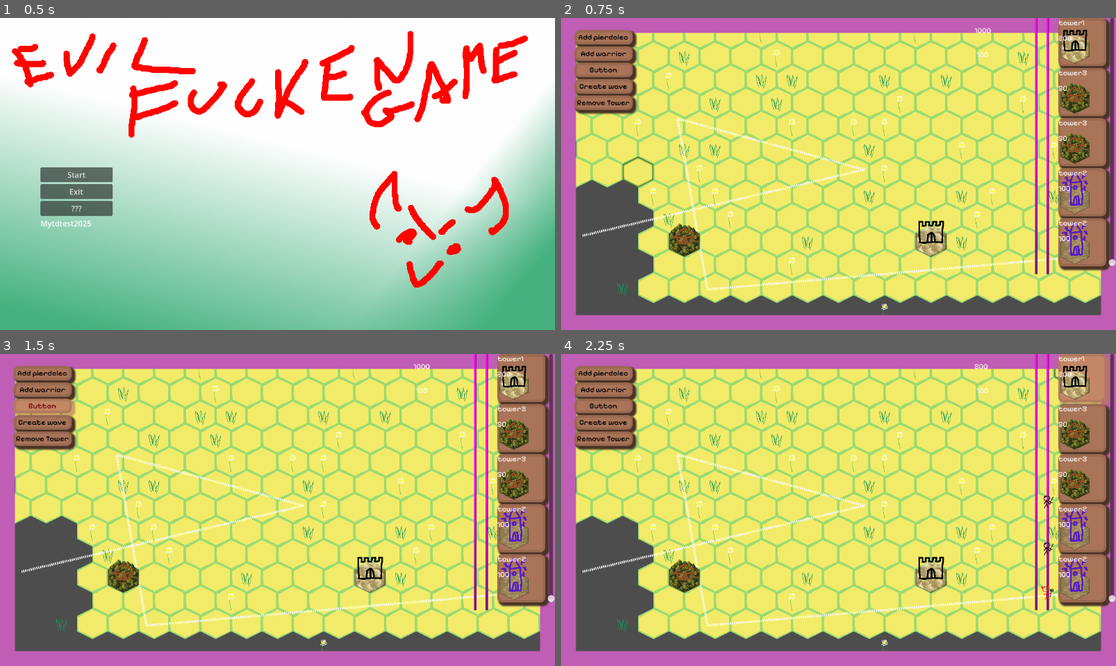
Above: before the commit, frames 1-4 (two rows, left to right).
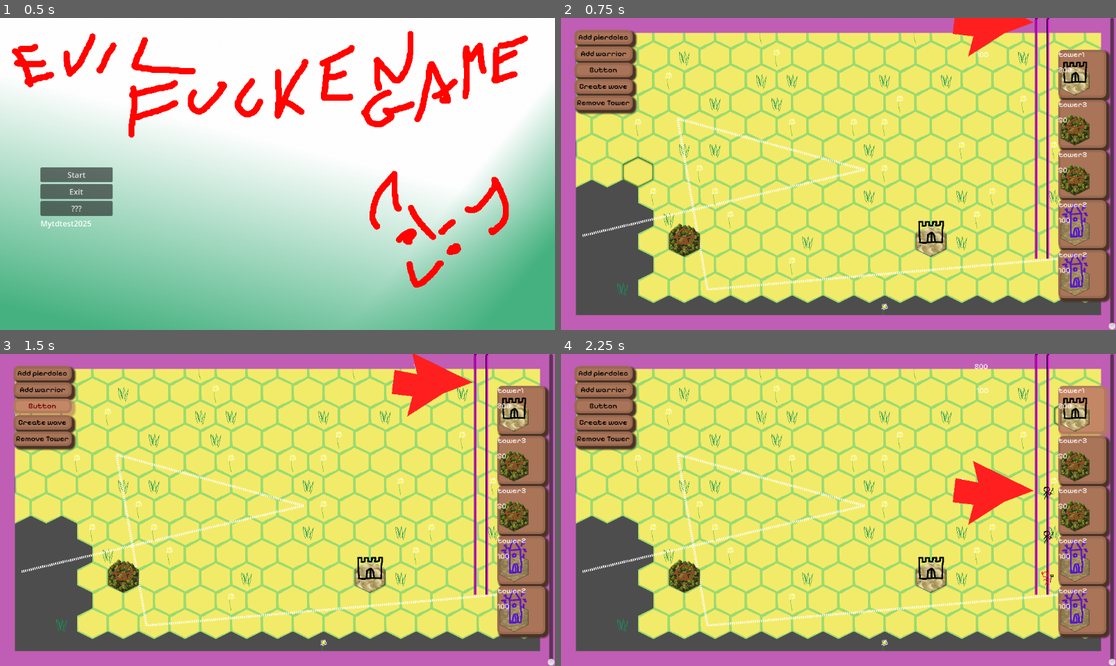
Above: after the commit, the same moments.

Repository: qazplmqazpl/TDtest
Game: Godot game, scene res://Scenes/Main/Menus/main_menu.tscn
The game is run twice, just before and just after one commit, with the same random seed, the same clock (stepped at 60 frames per second) and the same inputs.
Inputs:
- Up to frame 1 (0.5 s): no input
- Up to frame 2 (0.75 s): click "Start" at 0.5 s
- Up to frame 3 (1.5 s): click "Button" at 1.25 s
- Up to frame 4 (2.25 s): click "tower1" at 2 s

Frame 1 is identical in both runs. In frame 2, 7.2% of the frame differs, in the area x 70-100%, y 0-100%; in frame 3, 7.6%; in frame 4, 8.1%.

Commit message:
Bug fixes and cursor indicating wave progress

Diff:
--- a/Scenes/Main/Level/Enemypath.gd
+++ b/Scenes/Main/Level/Enemypath.gd
@@ -35,6 +35,7 @@
 	#	timecounter += delta
 
 func sendwave():
+	wavesentsignal.emit()
 	for i in enemyqueue:
 		print(i.enemyname, i.position)
 	var enemyname
@@ -51,7 +52,6 @@
 		timepassed = poppedenemy.position*wavetime
 		add_child(enemy)
 		print("path2d sendin enemy time", timepassed )
-	wavesentsignal.emit()
 
 
 
--- a/Scenes/Main/UI/towerbutton.gd
+++ b/Scenes/Main/UI/towerbutton.gd
@@ -21,5 +21,5 @@
 
 
 func _on_mouse_exited() -> void:
-	$"../../WaveCostVisualizationControl/WaveCostVisualization"._wave_sent()
+	$"../../WaveCostVisualizationControl/WaveCostVisualization"._mouse_exited()
 	pass # Replace with function body.
--- a/Scenes/Main/main.tscn
+++ b/Scenes/Main/main.tscn
@@ -200,7 +200,11 @@
 Button/styles/normal = ExtResource("14_4o5wv")
 Button/styles/pressed = ExtResource("15_4a3kt")
 
+[sub_resource type="StyleBoxFlat" id="StyleBoxFlat_ifk88"]
+bg_color = Color(0.983162, 0.34185, 0.443557, 1)
+
 [sub_resource type="PlaceholderTexture2D" id="PlaceholderTexture2D_imbg2"]
+size = Vector2(5, 500)
 
 [sub_resource type="RectangleShape2D" id="RectangleShape2D_vk4q2"]
 size = Vector2(121.95, 710)
@@ -317,12 +321,38 @@
 
 [node name="HBoxContainer" type="HBoxContainer" parent="CanvasLayer/UI"]
 layout_mode = 1
-anchors_preset = 1
+anchors_preset = 11
 anchor_left = 1.0
 anchor_right = 1.0
-offset_left = -40.0
-offset_bottom = 40.0
+anchor_bottom = 1.0
+offset_left = -68.0
 grow_horizontal = 0
+grow_vertical = 2
+
+[node name="Panel" type="PanelContainer" parent="CanvasLayer/UI/HBoxContainer"]
+visible = false
+layout_mode = 2
+size_flags_vertical = 4
+theme_override_styles/panel = SubResource("StyleBoxFlat_ifk88")
+
+[node name="Test_delete" type="VBoxContainer" parent="CanvasLayer/UI/HBoxContainer/Panel"]
+layout_mode = 2
+mouse_filter = 0
+theme = ExtResource("18_1t20g")
+theme_override_constants/separation = 50
+alignment = 1
+
+[node name="Button" type="Button" parent="CanvasLayer/UI/HBoxContainer/Panel/Test_delete"]
+layout_mode = 2
+text = "xvxcv"
+
+[node name="Button2" type="Button" parent="CanvasLayer/UI/HBoxContainer/Panel/Test_delete"]
+layout_mode = 2
+text = "xvxcv"
+
+[node name="Button3" type="Button" parent="CanvasLayer/UI/HBoxContainer/Panel/Test_delete"]
+layout_mode = 2
+text = "xvxcv"
 
 [node name="WaveVisualizationControl" type="Control" parent="CanvasLayer/UI/HBoxContainer"]
 custom_minimum_size = Vector2(20, 20)
@@ -332,11 +362,17 @@
 script = ExtResource("10_imbg2")
 
 [node name="StraightLine" type="Sprite2D" parent="CanvasLayer/UI/HBoxContainer/WaveVisualizationControl/Wavevisualization"]
-scale = Vector2(5, 532.25)
 texture = SubResource("PlaceholderTexture2D_imbg2")
 centered = false
 metadata/_edit_lock_ = true
 
+[node name="WaveCursor" type="Polygon2D" parent="CanvasLayer/UI/HBoxContainer/WaveVisualizationControl/Wavevisualization/StraightLine"]
+position = Vector2(16, -311)
+rotation = 0.00272731
+color = Color(1, 0.121569, 0.12549, 1)
+offset = Vector2(-20, 0)
+polygon = PackedVector2Array(-123.048, 349.391, -133.933, 391.421, -59.0642, 343.217, 1.87282, 320.051, -124.296, 258.395, -113.173, 303.364, -160.197, 294.493, -166.061, 344.509)
+
 [node name="WaveCostVisualizationControl" type="Control" parent="CanvasLayer/UI/HBoxContainer"]
 custom_minimum_size = Vector2(20, 20)
 layout_mode = 2
@@ -345,15 +381,16 @@
 script = ExtResource("10_imbg2")
 
 [node name="StraightLine" type="Sprite2D" parent="CanvasLayer/UI/HBoxContainer/WaveCostVisualizationControl/WaveCostVisualization"]
-scale = Vector2(5, 532.25)
 texture = SubResource("PlaceholderTexture2D_imbg2")
 centered = false
 metadata/_edit_lock_ = true
 
 [node name="Towermenu" type="VBoxContainer" parent="CanvasLayer/UI/HBoxContainer"]
 layout_mode = 2
+size_flags_stretch_ratio = 4.15
 mouse_filter = 0
 theme = ExtResource("18_1t20g")
+alignment = 1
 script = ExtResource("8_y3v7k")
 
 [node name="Enemy time" type="VSlider" parent="CanvasLayer/UI/HBoxContainer"]
--- a/Scenes/Main/wavevisualization.gd
+++ b/Scenes/Main/wavevisualization.gd
@@ -11,6 +11,17 @@
 	#queue_redraw()
 
 func _wave_sent():
+	var oldpos = $StraightLine/WaveCursor.get_position()
+	for timepassed in range(0,100,1):
+		var timepassedfloat = float(timepassed)/100.0
+		await get_tree().create_timer(0.01).timeout # range(start,end,jump) await jump/100
+		$StraightLine/WaveCursor.set_position(oldpos+Vector2(0,timepassedfloat*($StraightLine.get_texture().get_height())*($StraightLine.get_scale().y)))
 	for i in get_children():
 		if i != $StraightLine:
 			i.queue_free()
+	$StraightLine/WaveCursor.set_position(oldpos)
+
+func _mouse_exited():
+	for i in get_children():
+		if i != $StraightLine:
+			i.queue_free()
Not shown: 1 places in Scenes/Main/main.tscn that only renumber resources
